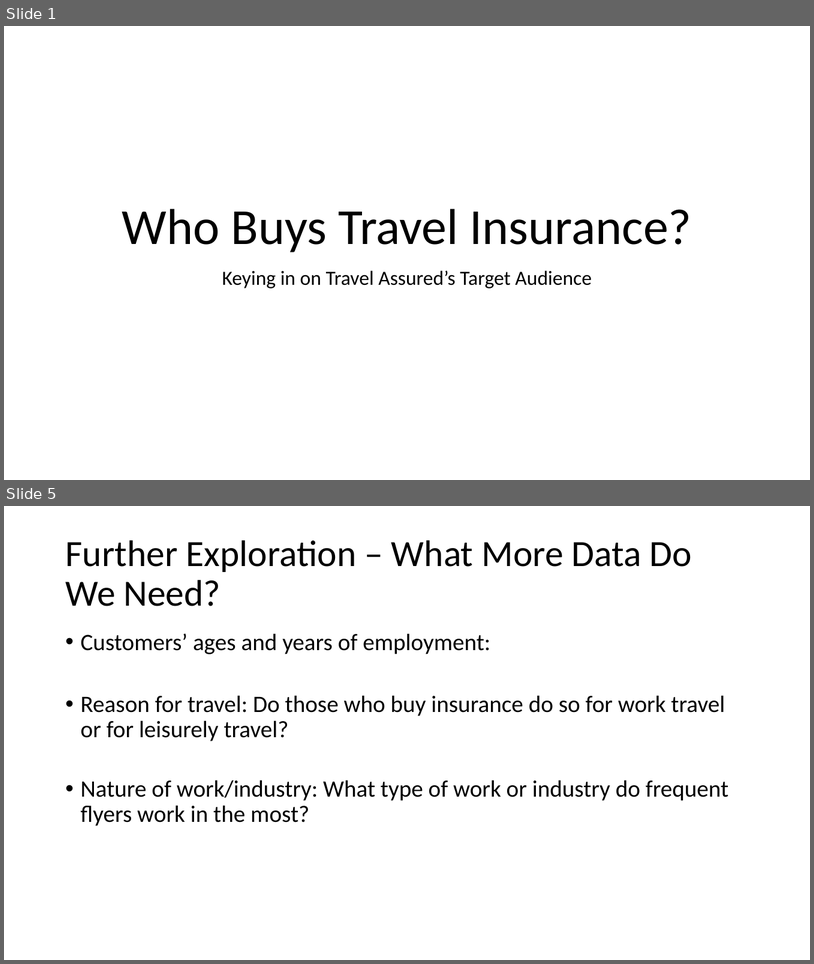
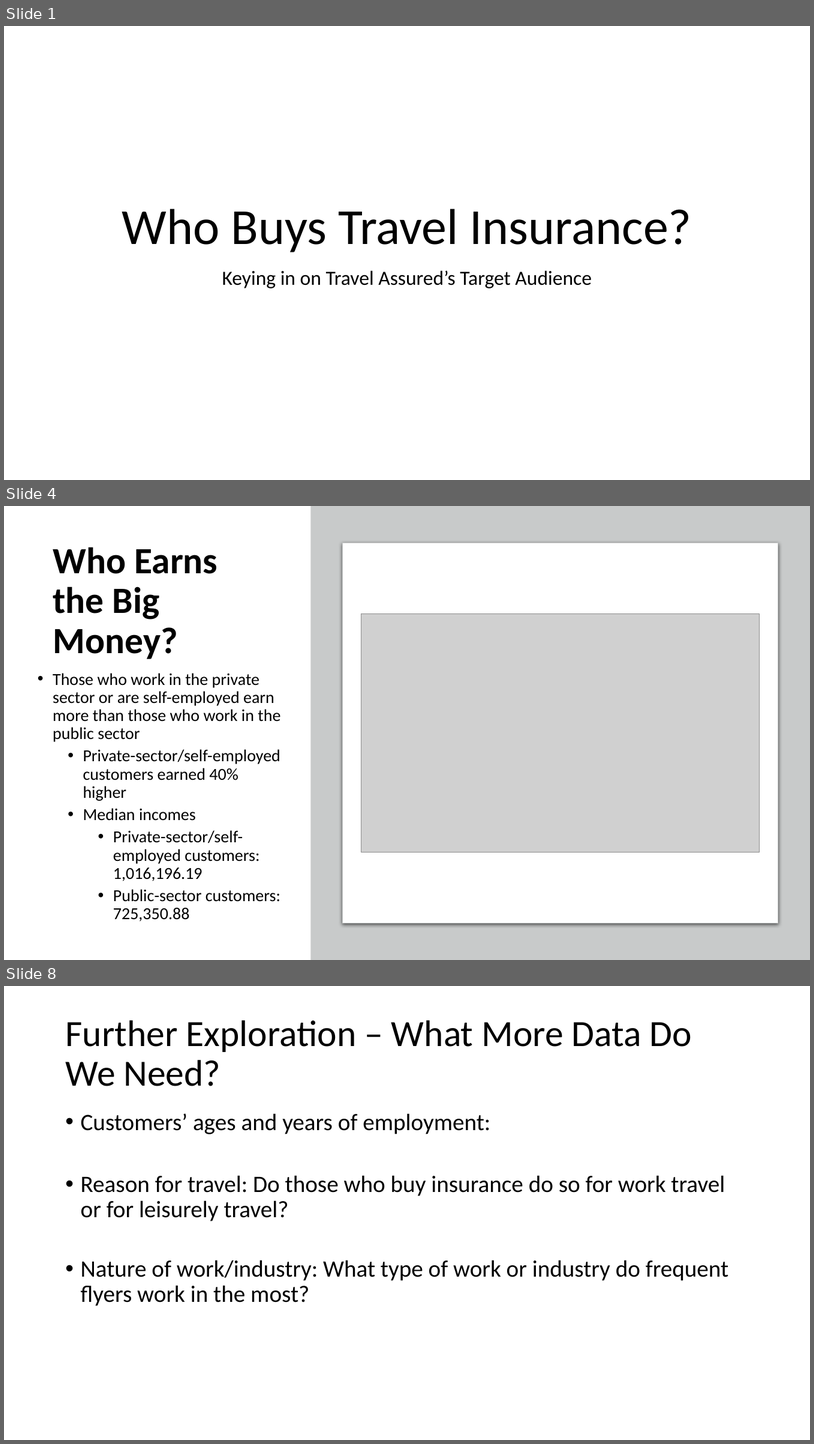
Before and after one commit to teruki-i/travel_insurance_case_study, a slide deck: resources/Travel_Insurance_Presentation.pptx. Shown one above the other, each under a label of ours: slides 1 and 5 before the commit, slides 1, 4 and 8 after it; the slides between them are not shown. The pictures are 814x964 and 814x1444 pixels, drawn with LibreOffice and Linux fonts; fonts in the diff are those of the drawing; grey boxes stand for pictures. Boxes give left, top, right and bottom in pixels: in the first picture for what was removed or moved away, otherwise in the second. Text is boxed around its words. In the diff, an @@ line names an element or a change of style, - is before the commit and + after.

Commit message:
added additional images to slides

```diff
--- a/resources/Travel_Insurance_Presentation.pptx
+++ b/resources/Travel_Insurance_Presentation.pptx
@@ slide 4 added at <box>4,506,810,960</box>, background #FFFFFF @@
@@ rectangle added at <box>311,506,810,960</box>, fill #C8CACA @@
@@ title added at <box>53,547,218,659</box>, 44 pt, text #000000, bold @@
+Who Earns the Big Money?
@@ rounded rectangle added at <box>343,543,779,923</box>, fill #FFFFFF, outline #C8CACA 0.75 pt @@
@@ picture added at <box>362,613,759,852</box> @@
@@ text added at <box>53,673,281,921</box>, 20 pt, text #000000 @@
+• Those who work in the private sector or are self-employed earn more than those who work in the public sector
+  • Private-sector/self-employed customers earned 40% higher
+  • Median incomes
+    • Private-sector/self-employed customers: 1,016,196.19
+    • Public-sector customers: 725,350.88
@@ what was slide 5 is now slide 8 @@
```
Also in this commit, not shown: 3 slides changed, 2 other slides added.
